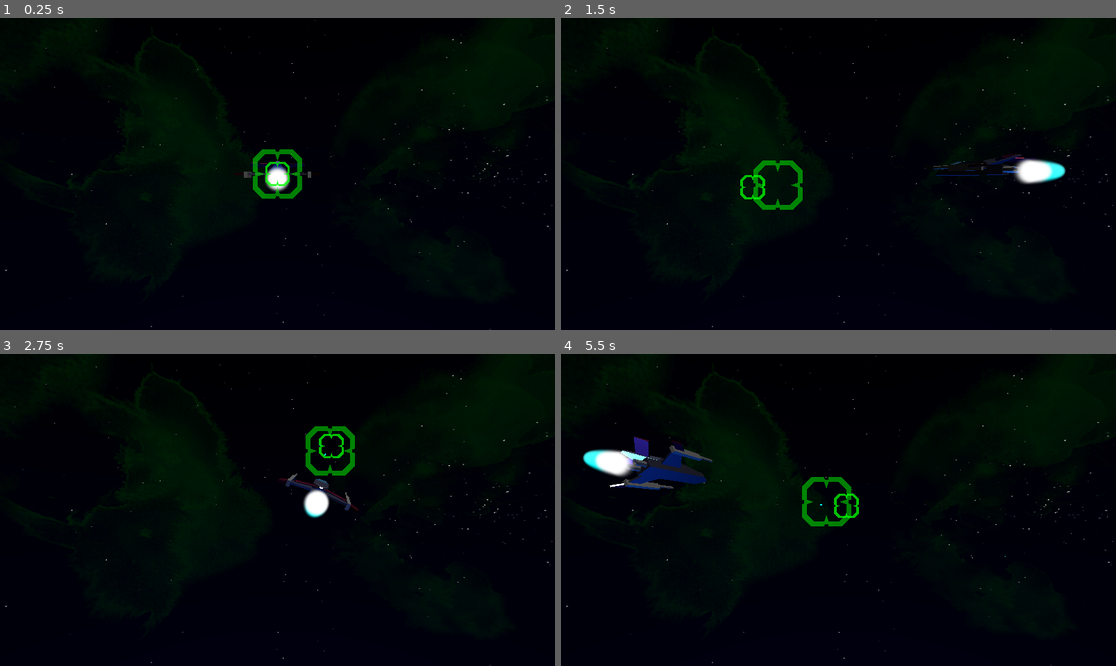
Above: before the commit, frames 1-4 (two rows, left to right).
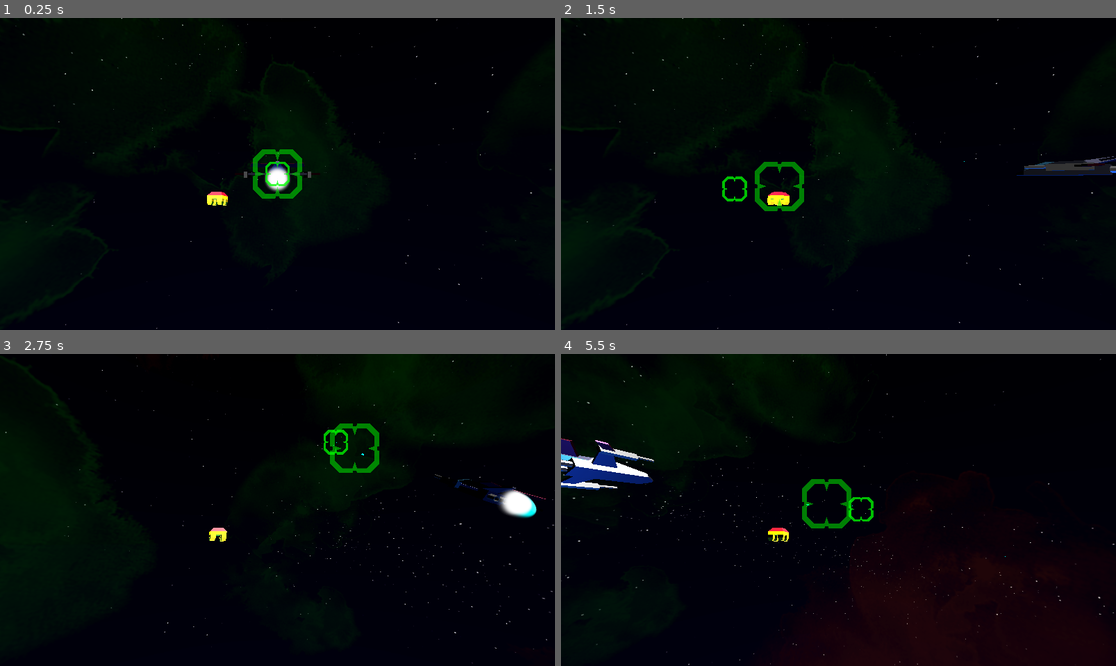
Above: after the commit, the same moments.

Repository: KettLovahr/COSMOSTRIDE
Game: Godot game, scene res://Scenes/MainScene/MainScene.tscn
The game is run twice, just before and just after one commit, with the same random seed, the same clock (stepped at 60 frames per second) and the same inputs.
Inputs (mouse positions are in pixels of both pictures, inside the frame that each line leads up to):
- Up to frame 1 (0.25 s): no input
- Up to frame 2 (1.5 s): tap Enter at 0.5 s; move the mouse to (960, 158) at 0.52 s; press the mouse at (960, 158) at 0.53 s; hold D (move_right) 0.53-1.28 s; move the mouse to (727, 189) at 1.27 s; release the mouse at (727, 189) at 1.28 s; hold A (move_left) from 1.28 s (still down); tap W (move_ascend) at 1.35 s
- Up to frame 3 (2.75 s): click (166, 525) at 1.55 s; move the mouse to (333, 441) at 2.02 s; release A (move_left) at 2.03 s; press the mouse at (333, 441) at 2.03 s; hold D (move_right) from 2.03 s (still down)
- Up to frame 4 (5.5 s): move the mouse to (810, 572) at 2.77 s; release the mouse at (810, 572) at 2.78 s; click (810, 572) at 2.85 s; move the mouse to (1005, 556) at 3.52 s; release D (move_right) at 3.53 s; press the mouse at (1005, 556) at 3.53 s; hold A (move_left) from 3.53 s (still down); tap W (move_ascend) at 3.6 s; move the mouse to (672, 463) at 4.27 s; release the mouse at (672, 463) at 4.28 s; click (672, 463) at 4.35 s; move the mouse to (866, 510) at 5.02 s; press the mouse at (866, 510) at 5.03 s

The runs differ from the first frame. In frame 1, 0.8% of the frame differs, in the area x 0-100%, y 0-100%; in frame 2, 2.3%; in frame 3, 4.0%; in frame 4, 9.7%.

Commit message:
More work done

Diff:
--- /dev/null
+++ b/Scenes/Enemies/BasicEnemy.tscn
@@ -0,0 +1,67 @@
+[gd_scene load_steps=9 format=3 uid="uid://blf54rw528dxq"]
+
+[ext_resource type="Script" path="res://Scenes/Enemies/EnemyScript.gd" id="1_cfng5"]
+[ext_resource type="PackedScene" uid="uid://cwdgdguu0od85" path="res://Scenes/Enemies/BasicEnemyModel.glb" id="2_es8rh"]
+[ext_resource type="PackedScene" uid="uid://duexvq4xpte8q" path="res://Scenes/Enemies/Explosion.tscn" id="2_ymt2p"]
+[ext_resource type="AudioStream" uid="uid://cjnfb2yg3icno" path="res://Scenes/Enemies/Hit.wav" id="3_rbeau"]
+
+[sub_resource type="CylinderShape3D" id="CylinderShape3D_cm2l7"]
+height = 1.22565
+radius = 0.797199
+
+[sub_resource type="Animation" id="Animation_v307r"]
+resource_name = "Default"
+length = 3.0
+loop_mode = 1
+tracks/0/type = "value"
+tracks/0/imported = false
+tracks/0/enabled = true
+tracks/0/path = NodePath("BasicEnemyModel:rotation")
+tracks/0/interp = 1
+tracks/0/loop_wrap = true
+tracks/0/keys = {
+"times": PackedFloat32Array(0, 3),
+"transitions": PackedFloat32Array(1, 1),
+"update": 0,
+"values": [Vector3(0, 0, 0), Vector3(0, 6.28319, 0)]
+}
+
+[sub_resource type="Animation" id="Animation_pgckk"]
+length = 0.001
+tracks/0/type = "value"
+tracks/0/imported = false
+tracks/0/enabled = true
+tracks/0/path = NodePath("BasicEnemyModel:rotation")
+tracks/0/interp = 1
+tracks/0/loop_wrap = true
+tracks/0/keys = {
+"times": PackedFloat32Array(0),
+"transitions": PackedFloat32Array(1),
+"update": 0,
+"values": [Vector3(0, 0, 0)]
+}
+
+[sub_resource type="AnimationLibrary" id="AnimationLibrary_6y6d2"]
+_data = {
+"Default": SubResource("Animation_v307r"),
+"RESET": SubResource("Animation_pgckk")
+}
+
+[node name="BasicEnemy" type="CharacterBody3D"]
+script = ExtResource("1_cfng5")
+explosion_scene = ExtResource("2_ymt2p")
+
+[node name="CollisionShape3D" type="CollisionShape3D" parent="."]
+shape = SubResource("CylinderShape3D_cm2l7")
+
+[node name="BasicEnemyModel" parent="." instance=ExtResource("2_es8rh")]
+transform = Transform3D(0.15, 0, 0, 0, 0.15, 0, 0, 0, 0.15, 0, 0, 0)
+
+[node name="AnimationPlayer" type="AnimationPlayer" parent="."]
+autoplay = "Default"
+libraries = {
+"": SubResource("AnimationLibrary_6y6d2")
+}
+
+[node name="HitSound" type="AudioStreamPlayer3D" parent="."]
+stream = ExtResource("3_rbeau")
--- /dev/null
+++ b/Scenes/Enemies/EnemyScript.gd
@@ -0,0 +1,20 @@
+extends CharacterBody3D
+class_name Enemy
+
+@export var explosion_scene: PackedScene
+
+@export var hit_points: int = 5:
+	set(v):
+		print(v)
+		$HitSound.play()
+		hit_points = v
+		if hit_points == 0:
+			_on_kill()
+
+func _on_kill():
+	var ex: GPUParticles3D = explosion_scene.instantiate()
+	ex.top_level = true
+	get_tree().root.add_child(ex)
+	ex.global_position = global_position
+	ex.emitting = true
+	queue_free()
--- /dev/null
+++ b/Scenes/Enemies/Explosion.tscn
@@ -0,0 +1,41 @@
+[gd_scene load_steps=7 format=3 uid="uid://duexvq4xpte8q"]
+
+[ext_resource type="AudioStream" uid="uid://cyoeilu4w4g3e" path="res://Scenes/Enemies/Kill.wav" id="1_cb444"]
+
+[sub_resource type="Curve" id="Curve_1h4f8"]
+_data = [Vector2(0, 1), 0.0, 0.0, 0, 0, Vector2(0.746753, 1), 0.0, 0.0, 0, 0, Vector2(1, 0), -3.24211, 0.0, 0, 0]
+point_count = 3
+
+[sub_resource type="CurveTexture" id="CurveTexture_m5hxy"]
+curve = SubResource("Curve_1h4f8")
+
+[sub_resource type="ParticleProcessMaterial" id="ParticleProcessMaterial_8bc3h"]
+spread = 180.0
+gravity = Vector3(0, 0, 0)
+initial_velocity_min = 2.7
+initial_velocity_max = 3.0
+angle_min = -145.6
+angle_max = 97.1
+scale_min = 0.2
+scale_max = 0.5
+scale_curve = SubResource("CurveTexture_m5hxy")
+
+[sub_resource type="StandardMaterial3D" id="StandardMaterial3D_msiel"]
+cull_mode = 2
+shading_mode = 0
+albedo_color = Color(0.662745, 0.584314, 0.0784314, 1)
+
+[sub_resource type="QuadMesh" id="QuadMesh_e08jc"]
+material = SubResource("StandardMaterial3D_msiel")
+
+[node name="Node3D" type="GPUParticles3D"]
+emitting = false
+amount = 32
+one_shot = true
+explosiveness = 1.0
+process_material = SubResource("ParticleProcessMaterial_8bc3h")
+draw_pass_1 = SubResource("QuadMesh_e08jc")
+
+[node name="AudioStreamPlayer3D" type="AudioStreamPlayer3D" parent="."]
+stream = ExtResource("1_cb444")
+autoplay = true
--- a/Scenes/MainScene/MainScene.tscn
+++ b/Scenes/MainScene/MainScene.tscn
@@ -1,7 +1,16 @@
-[gd_scene load_steps=7 format=3 uid="uid://pkjf5vdfwqyi"]
+[gd_scene load_steps=12 format=3 uid="uid://pkjf5vdfwqyi"]
 
 [ext_resource type="PackedScene" uid="uid://54blxns7gun0" path="res://Scenes/Player/Player.tscn" id="1_b0qem"]
 [ext_resource type="Texture2D" uid="uid://cftwqfcjdii2u" path="res://Scenes/MainScene/space.png" id="2_spow3"]
+[ext_resource type="PackedScene" uid="uid://blf54rw528dxq" path="res://Scenes/Enemies/BasicEnemy.tscn" id="3_m0xwh"]
+
+[sub_resource type="Curve3D" id="Curve3D_cwgd7"]
+bake_interval = 250.0
+_data = {
+"points": PackedVector3Array(0, 0, 0, 0, 0, 0, 0.263717, -0.155998, -1.79699, 0, 0, 0, 0, 0, 0, -30.1174, 1.11239, -53.9068, 0, 0, 0, 0, 0, 0, 25.1469, 12.2554, -81.7583, 0, 0, 0, 0, 0, 0, 70.2826, 14.0815, -88.8508, 0, 0, 0, 0, 0, 0, 150.446, 10.371, -82.4893, 0, 0, 0, 0, 0, 0, 304.085, 9.80591, 5.73956, 0, 0, 0, 0, 0, 0, 363.027, 27.1957, 102.965, 0, 0, 0, 0, 0, 0, 404.795, 50.1566, 258.374, 0, 0, 0, 0, 0, 0, 310.86, 49.6706, 339.16, 0, 0, 0, 0, 0, 0, 171.156, 63.9579, 327.234, 0, 0, 0, 0, 0, 0, -2.08268, 40.4857, 244.954, 0, 0, 0, 0, 0, 0, -10.8693, 27.6855, 151.278, 0, 0, 0, 0, 0, 0, -31.598, -8.46111, 53.705, 0, 0, 0, 0, 0, 0, -223.382, -0.314171, -97.8777, 0, 0, 0, 0, 0, 0, -490.615, 20.2089, -210.362, 0, 0, 0, 0, 0, 0, -375.609, 88.2609, -469.067),
+"tilts": PackedFloat32Array(0, 0, 0, 0, 0, 0, 0, 0, 0, 0, 0, 0, 0, 0, 0, 0)
+}
+point_count = 16
 
 [sub_resource type="PanoramaSkyMaterial" id="PanoramaSkyMaterial_t8gjm"]
 panorama = ExtResource("2_spow3")
@@ -15,9 +24,59 @@
 
 [sub_resource type="CameraAttributesPractical" id="CameraAttributesPractical_bbybn"]
 
+[sub_resource type="Animation" id="Animation_bfhwk"]
+resource_name = "Rail"
+length = 60.0
+tracks/0/type = "value"
+tracks/0/imported = false
+tracks/0/enabled = true
+tracks/0/path = NodePath("Path3D/PathFollow3D:progress_ratio")
+tracks/0/interp = 1
+tracks/0/loop_wrap = true
+tracks/0/keys = {
+"times": PackedFloat32Array(0, 60),
+"transitions": PackedFloat32Array(1, 1),
+"update": 0,
+"values": [0.0, 1.0]
+}
+
+[sub_resource type="Animation" id="Animation_0wyh5"]
+length = 0.001
+tracks/0/type = "value"
+tracks/0/imported = false
+tracks/0/enabled = true
+tracks/0/path = NodePath("Path3D/PathFollow3D:progress_ratio")
+tracks/0/interp = 1
+tracks/0/loop_wrap = true
+tracks/0/keys = {
+"times": PackedFloat32Array(0),
+"transitions": PackedFloat32Array(1),
+"update": 0,
+"values": [0.0]
+}
+
+[sub_resource type="AnimationLibrary" id="AnimationLibrary_6g2e1"]
+_data = {
+"RESET": SubResource("Animation_0wyh5"),
+"Rail": SubResource("Animation_bfhwk")
+}
+
 [node name="MainScene" type="Node3D"]
 
-[node name="PlayerRoot" parent="." instance=ExtResource("1_b0qem")]
+[node name="Path3D" type="Path3D" parent="."]
+curve = SubResource("Curve3D_cwgd7")
+
+[node name="PathFollow3D" type="PathFollow3D" parent="Path3D"]
+transform = Transform3D(0.863892, 0.0105887, 0.503558, 0, 0.999771, -0.0210231, -0.503668, 0.0181617, 0.863703, 0.0721517, -0.148946, -2.11694)
+progress = 0.719849
+rotation_mode = 4
+loop = false
+tilt_enabled = false
+
+[node name="BasicEnemy" parent="Path3D/PathFollow3D" instance=ExtResource("3_m0xwh")]
+transform = Transform3D(0.801742, -1.49877e-08, -0.597677, 0.121231, 0.97922, 0.162623, 0.585252, -0.202837, 0.785074, -2.1377, -0.846579, -4.27735)
+
+[node name="PlayerRoot" parent="Path3D/PathFollow3D" instance=ExtResource("1_b0qem")]
 
 [node name="WorldEnvironment" type="WorldEnvironment" parent="."]
 environment = SubResource("Environment_phw2n")
@@ -31,3 +90,9 @@
 transform = Transform3D(1, 0, 0, 0, -4.37114e-08, -1, 0, 1, -4.37114e-08, 0, 0, -7)
 light_color = Color(0.152941, 0.431373, 1, 1)
 light_energy = 5.0
+
+[node name="AnimationPlayer" type="AnimationPlayer" parent="."]
+autoplay = "Rail"
+libraries = {
+"": SubResource("AnimationLibrary_6g2e1")
+}
--- a/Scenes/Player/Bullet.gd
+++ b/Scenes/Player/Bullet.gd
@@ -1,4 +1,4 @@
-extends Node3D
+extends Area3D
 
 const SPEED = 1.0
 
@@ -17,3 +17,8 @@
 
 func _on_timer_timeout():
 	queue_free()
+
+
+func _on_body_entered(body):
+	if body is Enemy:
+		body.hit_points -= 1
--- a/Scenes/Player/Bullet.tscn
+++ b/Scenes/Player/Bullet.tscn
@@ -14,7 +14,11 @@
 radial_segments = 4
 rings = 1
 
-[node name="Bullet" type="Node3D"]
+[sub_resource type="CapsuleShape3D" id="CapsuleShape3D_120ja"]
+radius = 0.248965
+height = 1.16289
+
+[node name="Bullet" type="Area3D"]
 transform = Transform3D(-4.37114e-08, 0, 1, 0, 1, 0, -1, 0, -4.37114e-08, 0, 0, 0)
 script = ExtResource("1_x4o28")
 
@@ -30,7 +34,9 @@
 stream = ExtResource("2_e0x4r")
 autoplay = true
 
-[node name="OmniLight3D" type="OmniLight3D" parent="."]
-light_color = Color(0, 1, 1, 1)
+[node name="CollisionShape3D" type="CollisionShape3D" parent="."]
+transform = Transform3D(1, 4.37114e-08, 4.37114e-08, -4.37114e-08, -4.37114e-08, 1, 4.37114e-08, -1, -4.37114e-08, 0, 0, 0)
+shape = SubResource("CapsuleShape3D_120ja")
 
+[connection signal="body_entered" from="." to="." method="_on_body_entered"]
 [connection signal="timeout" from="Timer" to="." method="_on_timer_timeout"]
--- a/Scenes/Player/Player.gd
+++ b/Scenes/Player/Player.gd
@@ -30,17 +30,17 @@
 	world_cursor_pos = $PlayerCamera.project_position(get_viewport().get_mouse_position(), 100)
 	var unprojected_cursor = $PlayerCamera.unproject_position(world_cursor_pos)
 	var unprojected_player = $PlayerCamera.unproject_position($PlayerController.global_position)
-	$ReticleInner.position = lerp(unprojected_cursor, unprojected_player, 0.10)
-	$ReticleOuter.position = lerp(unprojected_cursor, unprojected_player, 0.20)
+	$ReticleInner.position = lerp(unprojected_cursor, unprojected_player, 0.02)
+	$ReticleOuter.position = lerp(unprojected_cursor, unprojected_player, 0.15)
 
 	$PlayerController.look_at(world_cursor_pos)
 	if Input.is_action_pressed("move_shoot") and can_shoot:
 		var b: Node3D = bullet_scene.instantiate()
-		b.top_level = true
-		b.target = world_cursor_pos
+		#b.top_level = true
+		b.target = to_local(world_cursor_pos)
 		add_child(b)
 		b.global_position = self.guns[current_gun].global_position
-		b.rotation = $PlayerController.rotation
+		b.global_rotation = $PlayerController.global_rotation
 		can_shoot = false
 		$ShootDelay.start(gun_delay)
 
--- a/Scenes/Player/Player.tscn
+++ b/Scenes/Player/Player.tscn
@@ -38,17 +38,13 @@
 radius = 0.2
 height = 0.4
 
-[sub_resource type="BoxShape3D" id="BoxShape3D_h0v0f"]
-size = Vector3(0.2, 5, 1)
-
 [node name="PlayerRoot" type="Node3D"]
 script = ExtResource("1_1syx5")
 bullet_scene = ExtResource("2_uv341")
 
-[node name="PlayerController" type="CharacterBody3D" parent="."]
+[node name="PlayerController" type="Area3D" parent="."]
 collision_layer = 32768
 collision_mask = 32768
-axis_lock_linear_z = true
 script = ExtResource("1_8go8n")
 
 [node name="PlayerCollision" type="CollisionShape3D" parent="PlayerController"]
@@ -90,24 +86,4 @@
 [node name="ShootDelay" type="Timer" parent="."]
 wait_time = 0.6
 
-[node name="PlayerBounds" type="StaticBody3D" parent="."]
-collision_layer = 32768
-collision_mask = 32768
-
-[node name="LeftBound" type="CollisionShape3D" parent="PlayerBounds"]
-transform = Transform3D(1, 0, 0, 0, 1, 0, 0, 0, 1, -3, 0, 0)
-shape = SubResource("BoxShape3D_h0v0f")
-
-[node name="RightBound" type="CollisionShape3D" parent="PlayerBounds"]
-transform = Transform3D(1, 0, 0, 0, 1, 0, 0, 0, 1, 3, 0, 0)
-shape = SubResource("BoxShape3D_h0v0f")
-
-[node name="UpperBound" type="CollisionShape3D" parent="PlayerBounds"]
-transform = Transform3D(-4.37114e-08, 1, 0, -1, -4.37114e-08, 0, 0, 0, 1, 0, 2, 0)
-shape = SubResource("BoxShape3D_h0v0f")
-
-[node name="LowerBound" type="CollisionShape3D" parent="PlayerBounds"]
-transform = Transform3D(-4.37114e-08, 1, 0, -1, -4.37114e-08, 0, 0, 0, 1, 0, -2, 0)
-shape = SubResource("BoxShape3D_h0v0f")
-
 [connection signal="timeout" from="ShootDelay" to="." method="_on_shoot_delay_timeout"]
--- a/Scenes/Player/PlayerController.gd
+++ b/Scenes/Player/PlayerController.gd
@@ -1,8 +1,11 @@
-extends CharacterBody3D
+extends Area3D
 
 const SPEED = 20.0
 const JUMP_VELOCITY = 4.5
 
+var range: Vector2 = Vector2(3.5, 2.0)
+
+var velocity: Vector2
 
 
 var display_direction: Vector3 = Vector3.ZERO
@@ -22,7 +25,8 @@
 	display_direction.z = lerp(display_direction.z, -(input_dir.x) * 30.0, 0.05)
 	display_direction.x = lerp(display_direction.x, (input_dir.y) * 30.0, 0.05)
 
+	position += Vector3(velocity.x, velocity.y, 0) * delta
+	position = position.clamp(Vector3(-range.x, -range.y, 0), Vector3(range.x, range.y, 0))
+
 	$ModelPosition.rotation_degrees.z = display_direction.z
 	$ModelPosition.rotation_degrees.x = display_direction.x
-
-	move_and_slide()
Binary file added: Scenes/Enemies/BasicEnemyModel.glb
Not shown, added: Scenes/Enemies/BasicEnemyModel.glb.import
Not shown, added: Scenes/Enemies/Hit.wav.import
Not shown, added: Scenes/Enemies/Kill.wav.import
Not shown, changed: Scenes/MainScene/space.png.import
Not shown: 1 places in Scenes/Player/Bullet.tscn that only renumber resources
Not shown: 1 places in Scenes/Player/Player.tscn that only renumber resources
Not shown, added: Scenes/Enemies/Hit.wav
Not shown, added: Scenes/Enemies/Kill.wav
